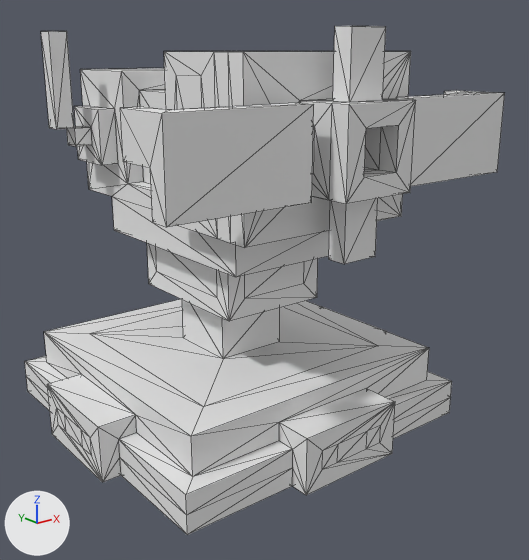
The OBJ model assets/Turrets/Crossbow.obj: old version first, new version second.
One viewpoint serves both versions: a 50 mm camera at (-9.63, -0.43, 2.0) aimed at (-7.22, 2.59, 0.8). Lighting does not change. The marker at lower left points along +X, +Y and +Z. The first picture is the older version. Mesh edges are drawn as thin lines. Where no turn or scale is listed for an object, it has been applied to the vertices.

Names of what the first picture shows: 'Untitled'.
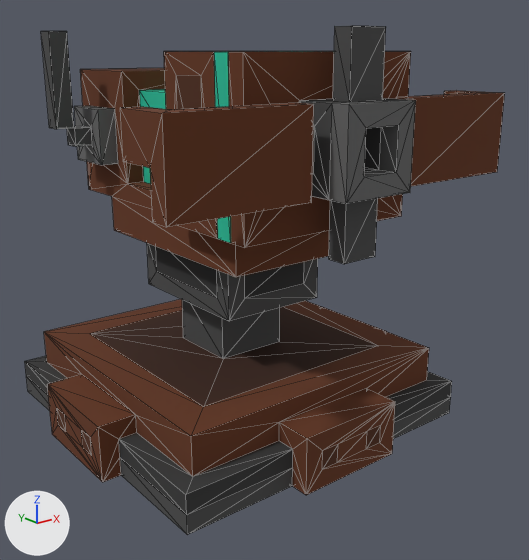
What differs and where, as boxes [x1, y1, x2, y2] in the pictures (529 x 560 px):
'Untitled', surface changed (darker)
    both: [25, 26, 505, 535]

Diff of the bpy script that builds the scene:
```diff
--- a/assets/Turrets/Crossbow.obj.py
+++ b/assets/Turrets/Crossbow.obj.py
@@ img_crossbow_png @@
+img_crossbow_png = load_image('Crossbow.png', 'Crossbow.png', 256, 1, 'sRGB')
@@ mat_palette @@
 mat_palette = principled_material('palette')
-mat_palette.base_color = (0.8, 0.8, 0.8)  # white #e7e7e7
+mat_palette.texture = img_crossbow_png
 mat_palette.roughness = 1.0
```
